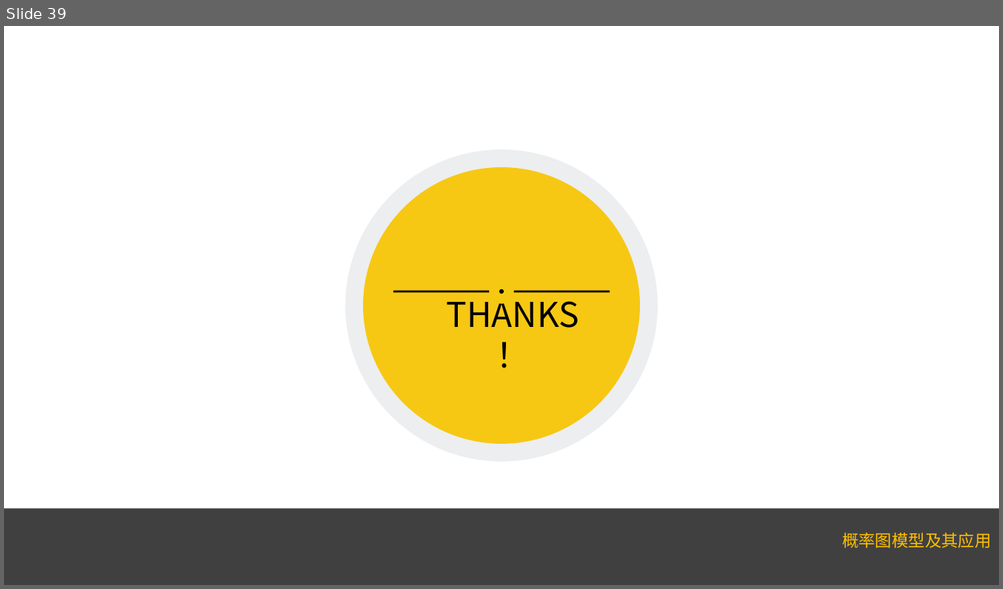
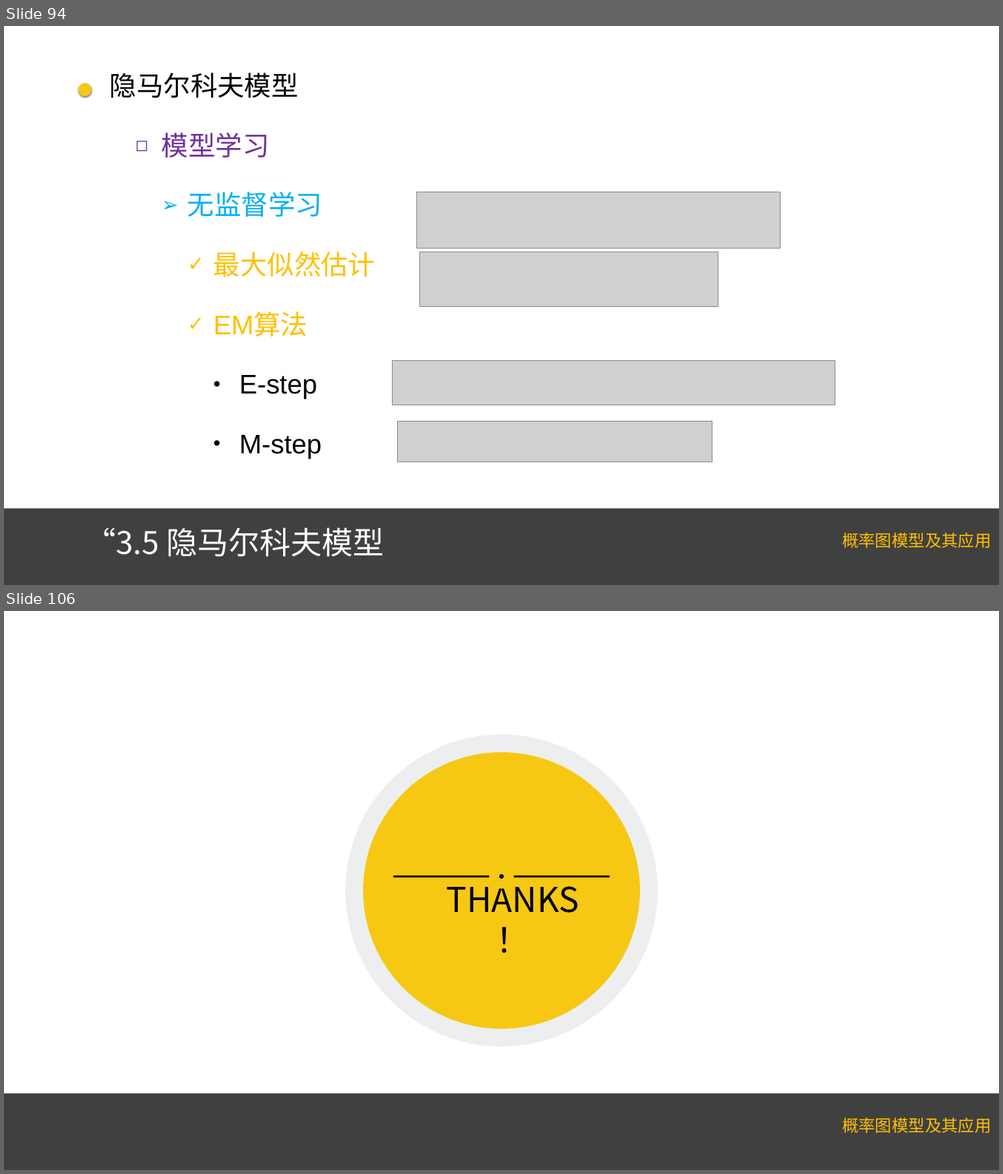
Before and after one commit to Lauralrf/Lauralrf.github.io, a slide deck: 3第三章有向图模型.pptx. Shown one above the other, each under a label of ours: slide 39 before the commit, slides 94 and 106 after it; the slides between them are not shown. The pictures are 1003x589 and 1003x1174 pixels, drawn with LibreOffice and Linux fonts; fonts in the diff are those of the drawing; grey boxes stand for pictures. Boxes give left, top, right and bottom in pixels: in the first picture for what was removed or moved away, otherwise in the second. Text is boxed around its words. In the diff, an @@ line names an element or a change of style, - is before the commit and + after.

```diff
--- a/3第三章有向图模型.pptx
+++ b/3第三章有向图模型.pptx
@@ slide 94 added at box(4, 26, 999, 585), background #FFFFFF; not listed: 2 template elements that a slide beside it also shows @@
@@ ellipse added at box(78, 83, 91, 96), fill #F6C813 @@
@@ text added at box(110, 73, 375, 459), 52 pt, text #000000 @@
+隐马尔科夫模型
+  ◻ 模型学习
+    ➢ 无监督学习
+      ✓ 最大似然估计
+      ✓ EM算法
+        • E-step
+        • M-step
@@ picture added at box(417, 192, 780, 249) @@
@@ picture added at box(419, 252, 717, 307) @@
@@ picture added at box(392, 360, 834, 406) @@
@@ picture added at box(397, 421, 711, 463) @@
@@ title added at box(85, 528, 384, 557), 60 pt, text #FFFFFF @@
+“3.5 隐马尔科夫模型
@@ what was slide 39 is now slide 106 @@
```
Also in this commit, not shown: 66 other slides added, 4 other files.
